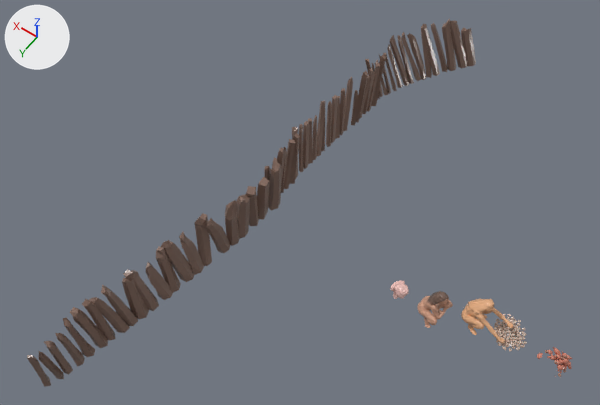
One commit to the glTF model quatro-momentos/jogo/hdn/a/g6_0.glb: the scene before it, then after it.
Both versions are drawn from a camera (50 mm lens) standing at (-153.8, -178.4, -31.8) and looking at (-144.9, -190.9, -51.4). The lights are fixed; the arrows at upper left show +X, +Y and +Z. The picture after the commit comes second. Where no turn or scale is listed for an object, it has been applied to the vertices. Vertices at exactly the same position are counted once.
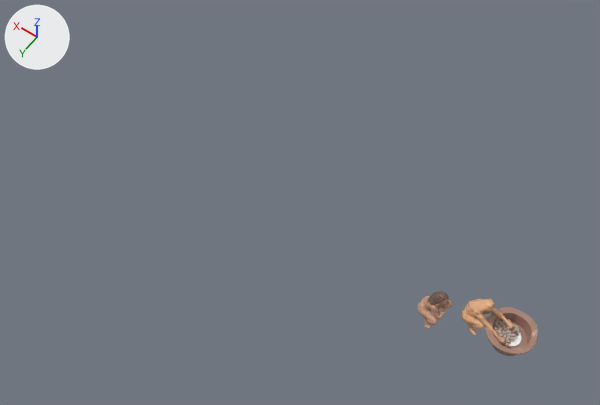
Pixel boxes (x1, y1, x2, y2) of what changed, in the pictures (600 x 405 px):
'Mesh_4', deleted (brown): before (27, 194, 250, 387)
'Mesh_3', deleted (brown): before (246, 23, 448, 226)
'Mesh_0', reshaped (47% narrower, 38% shorter): before (461, 299, 573, 377); after (461, 299, 520, 347)
'Mesh_2', reshaped, moved, rescaled (170% wider, 150% taller): before (390, 280, 409, 299); after (485, 307, 538, 356)
'Mesh_5', deleted (brown): before (442, 18, 476, 71)
part 1 of me_mesh_0, deleted: before (503, 314, 573, 377)
part 2 of me_mesh_2, deleted: before (390, 280, 409, 299)
part 3 of me_mesh_2, added (beige): after (485, 307, 538, 356)

What the commit changed:
me_mesh_0 is used by ob_mesh_0; location (-198.58, -163.71, -55.39).
me_mesh_0 had 64359 vertices, 127636 faces and spanned x 44.82..48.23, y -28.52..-27.43, z 1.85..3.13.
me_mesh_0 now has 54355 vertices, 108576 faces and spans x 46.53..48.23, y -28.34..-27.43, z 1.85..3.13.
me_mesh_0 part 1: 86 loose pieces with 8750 vertices, spanning x 44.82..47.2, y -28.52..-27.49, z 1.87..2.59, are deleted.
Other edits to the shape of me_mesh_0 do not show in these pictures.
me_mesh_2 is used by ob_mesh_2; location (-198.58, -163.71, -55.39); scale (0.000761, 0.000761, 0.000761).
me_mesh_2 had 22599 vertices, 45183 faces and spanned x 64853.0..65535.0, y -34834.0..-34158.0, z 4967.0..5678.0.
me_mesh_2 now has 611 vertices, 1184 faces and spans x 55484.0..56876.0, y -37745.0..-36338.0, z 2258.0..2929.0.
me_mesh_2 part 2: 22599 vertices removed from x 64853.0..65535.0, y -34834.0..-34158.0, z 4967.0..5678.0.
me_mesh_2 part 3: 611 vertices added at x 55484.0..56876.0, y -37745.0..-36338.0, z 2258.0..2929.0.
Object 'Mesh_2' (ob_mesh_2) moves from (-198.58, -163.71, -55.39) to (-212.63, -151.51, -56.09).
Object 'Mesh_2' (ob_mesh_2) is rescaled from (0.000761, 0.000761, 0.000761) to (0.00108, 0.00108, 0.00108).
Object 'Mesh_3' (ob_mesh_3) is deleted.
Object 'Mesh_4' (ob_mesh_4) is deleted.
Object 'Mesh_5' (ob_mesh_5) is deleted.
